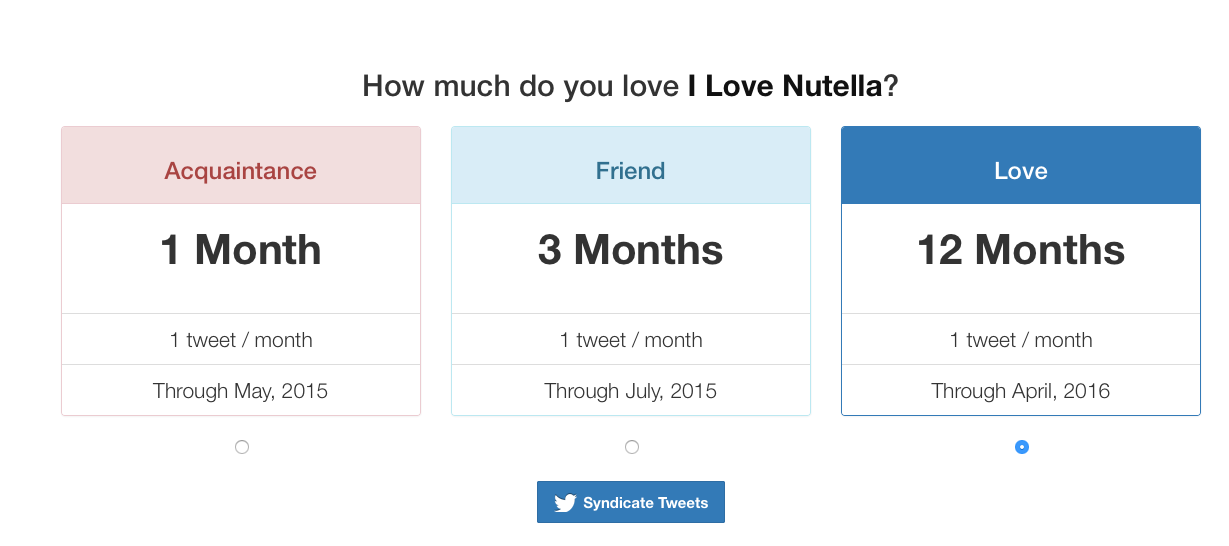
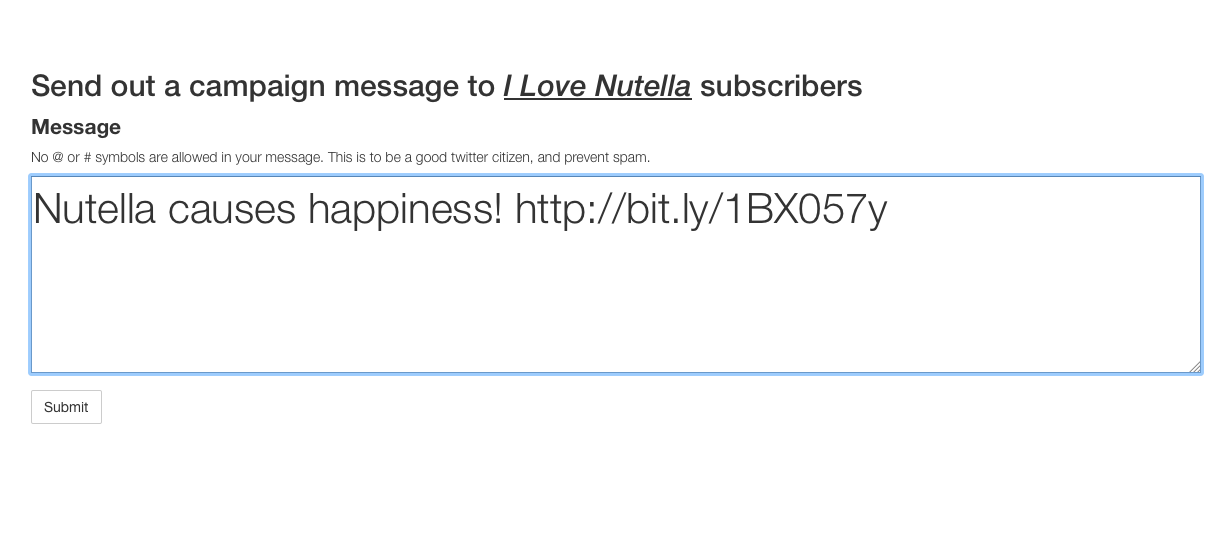
Layered file, before and after one edit (1229×546). Changes by layer:
showed "Layer 1" over left=28, top=74, right=1204, bottom=523
